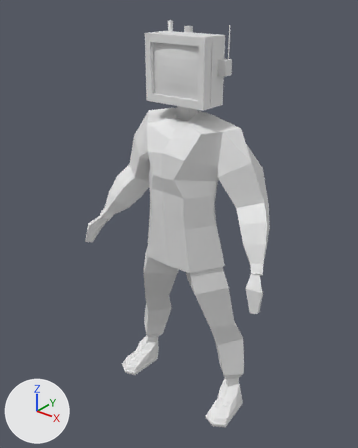
The FBX model Gliding/Assets/Prefabs/FBX/Robot Teen.fbx: old version first, new version second.
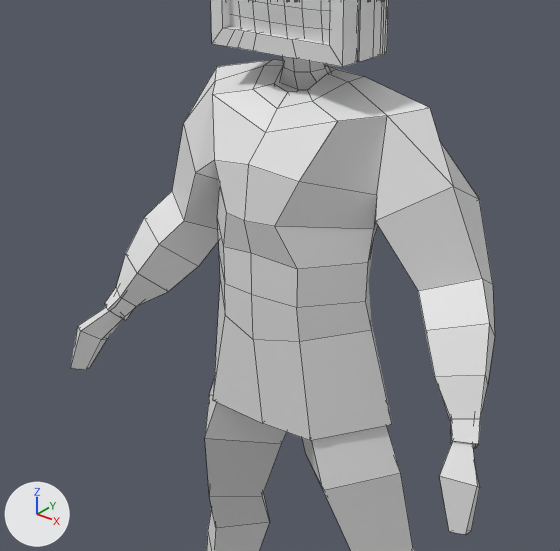
There are two pictures of each version: one whole from a camera (50 mm lens) standing at (4.25, -5.73, 6.5) and looking at (-0.08, -0.32, 3.14), one close up on the part from 15% to 83% of the width and 18% to 72% of the height. The lights are fixed; the arrows at lower left show +X, +Y and +Z. The close-ups show mesh edges as thin lines. Where no turn or scale is listed for an object, it has been applied to the vertices. Vertices at the same position are counted once.

In view in the first close-up: 'BASE_Low Poly Man', 'BASE_Low Poly Man.001', 'BASE_Low Poly Man.002', 'Cube'.
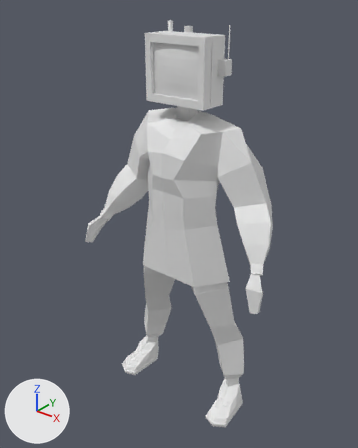
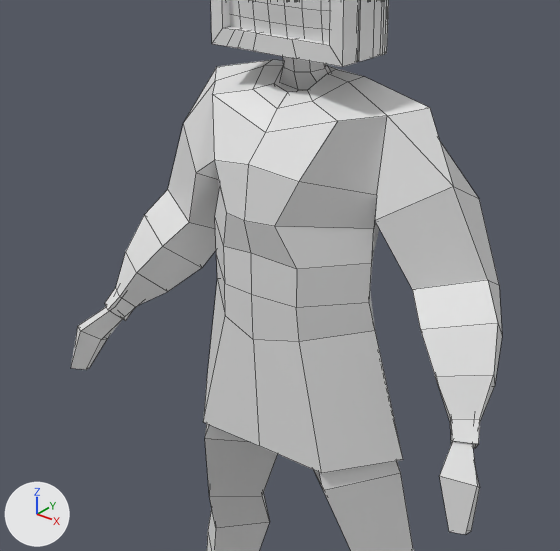
Changed parts and their boxes (x1, y1, x2, y2) in the close-ups (560 x 551 px; the box of a moved part takes in the faces that stretch with it):
'BASE_Low Poly Man.002', reshaped (6% taller)
    before: (105, 60, 495, 448)
    after: (105, 60, 502, 473)
part 1 of me_cube_008, moved or reshaped
    before: (116, 123, 495, 441)
    after: (116, 123, 502, 473)

The change, as a list of edits to the scene's bpy script:
```text
Change me_cube_008:
    used by ob_base_low_poly_man_002; location = (0.0, 0.0, 0.0)
    remove me_cube_008.from_pydata(...)  # 244 vertices, 252 faces; spans x -1.57..1.57, y -0.82..0.25, z 2.59..4.89
    add me_cube_008.from_pydata(...)  # 242 vertices, 244 faces; spans x -1.57..1.57, y -0.82..0.25, z 2.41..4.89
    me_cube_008 part 1
    11 vertices are removed from x -0.42..0.42, y -0.7..0.23, z 2.62..2.72
    32 faces are deleted
    7 vertices in x -1.18..1.14, y -0.38..0.08, z 3.37..3.76 move by (-0.04, 0.0, 0.0)
    7 vertices in x -1.14..1.18, y -0.38..0.08, z 3.37..3.76 move by (0.04, 0.0, 0.0)
    5 vertices in x 0.51..0.62, y -0.39..-0.35, z 3.34..3.83 move by (0.02, 0.0, 0.0)
    5 vertices in x -0.62..-0.51, y -0.39..-0.35, z 3.34..3.83 move by (-0.02, 0.0, 0.0)
    4 vertices in x 1.33..1.4, y -0.4..-0.22, z 3.16..3.56 move by (0.04, 0.03, 0.0)
    4 vertices in x -1.4..-1.33, y -0.4..-0.22, z 3.16..3.56 move by (-0.04, 0.03, 0.0)
    36 vertices move from x -1.49..1.49, y -0.68..0.18, z 2.59..4.19 to x -1.53..1.53, y -0.71..0.23, z 2.42..4.19
    9 vertices are added at x -0.52..0.52, y -0.7..0.25, z 2.41..2.51
    24 new faces join them
```
